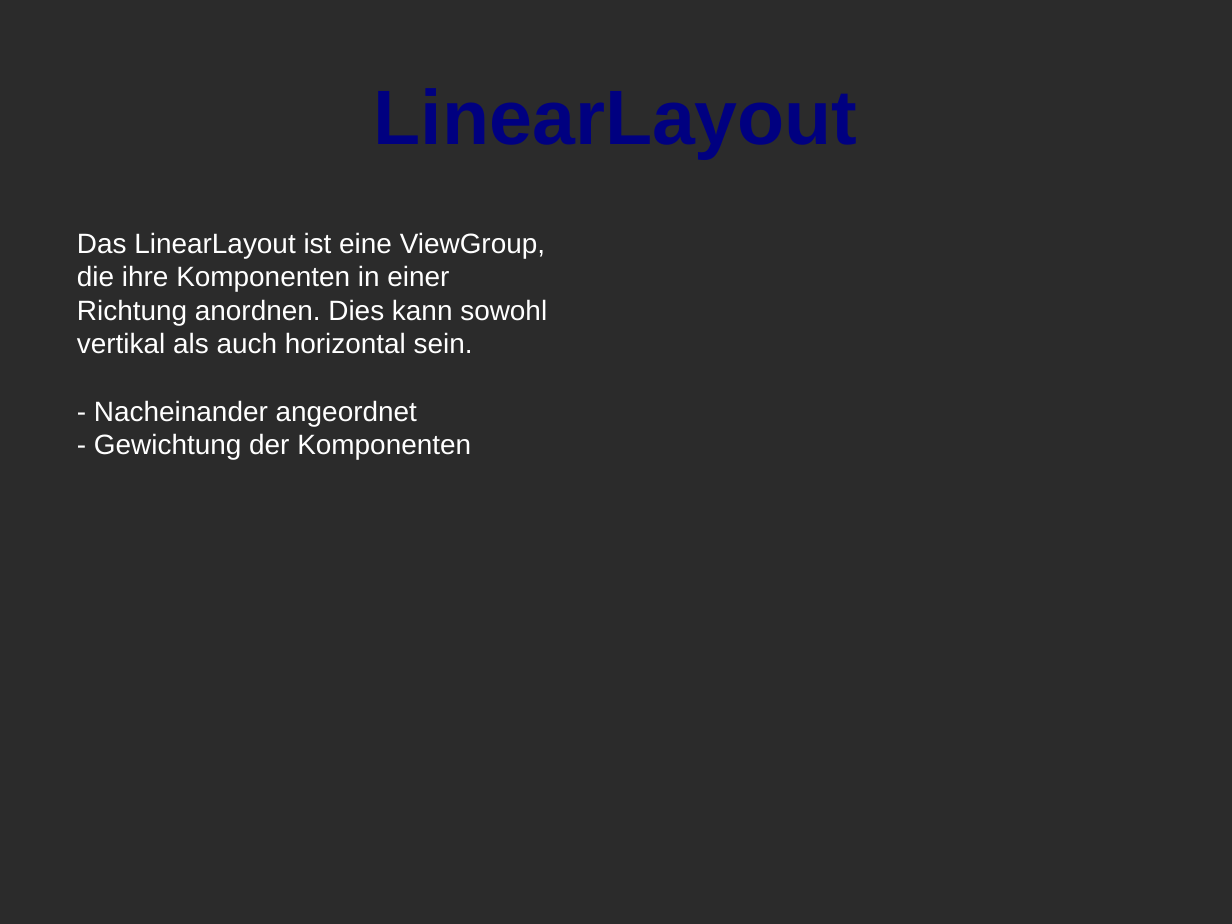
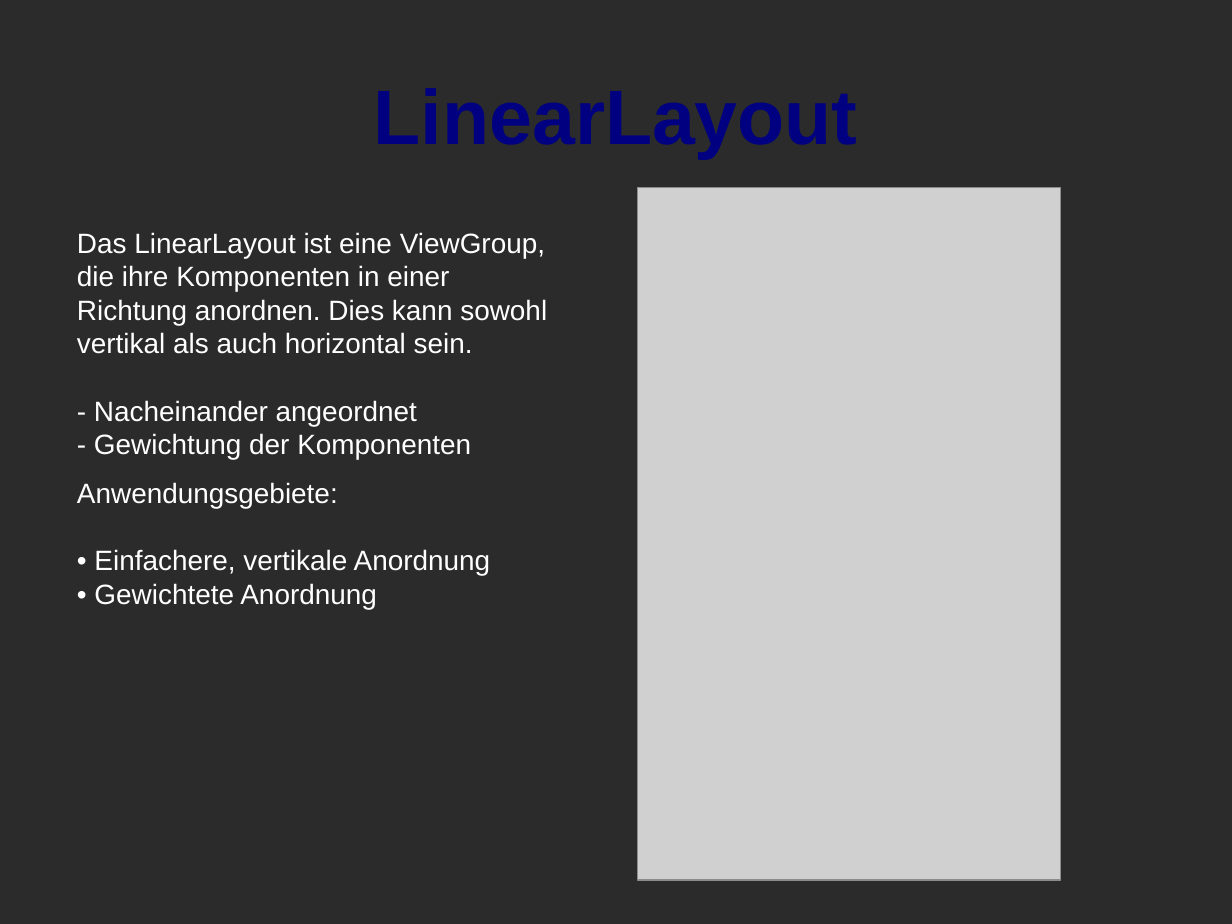
Before and after one commit to torkleyy/school-presentation, a slide deck: slide 5 of doc/presentation.odp. Drawn at 1232x924 pixels with LibreOffice and Linux fonts; fonts in the diff are those of the drawing; grey boxes stand for pictures; background and template pictures are left out; a plain dark background stands for a picture behind light text. Boxes give left, top, right and bottom in pixels: in the first picture for what was removed or moved away, otherwise in the second. Text is boxed around its words. In the diff, an @@ line names an element or a change of style, - is before the commit and + after.

Commit message:
Add linearLayout and relativeLayout slides to presentation

```diff
--- a/doc/presentation.odp
+++ b/doc/presentation.odp
@@ picture added at (638, 188, 1061, 881) @@
@@ text added at (77, 482, 491, 609), 18 pt, text #FFFFFF @@
+Anwendungsgebiete:
+• Einfachere, vertikale Anordnung
+• Gewichtete Anordnung
```
Also in this commit, not shown: 3 slides added, 1 slide removed, 2 other files.
